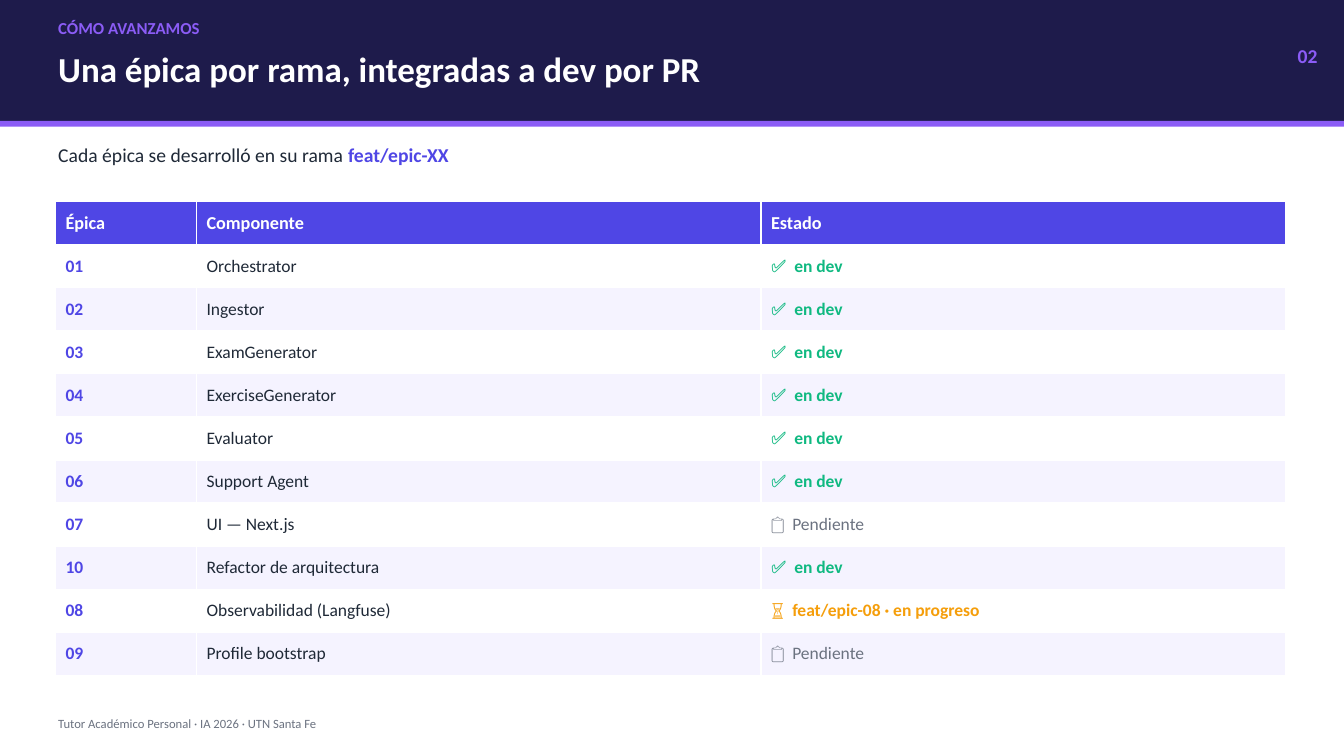
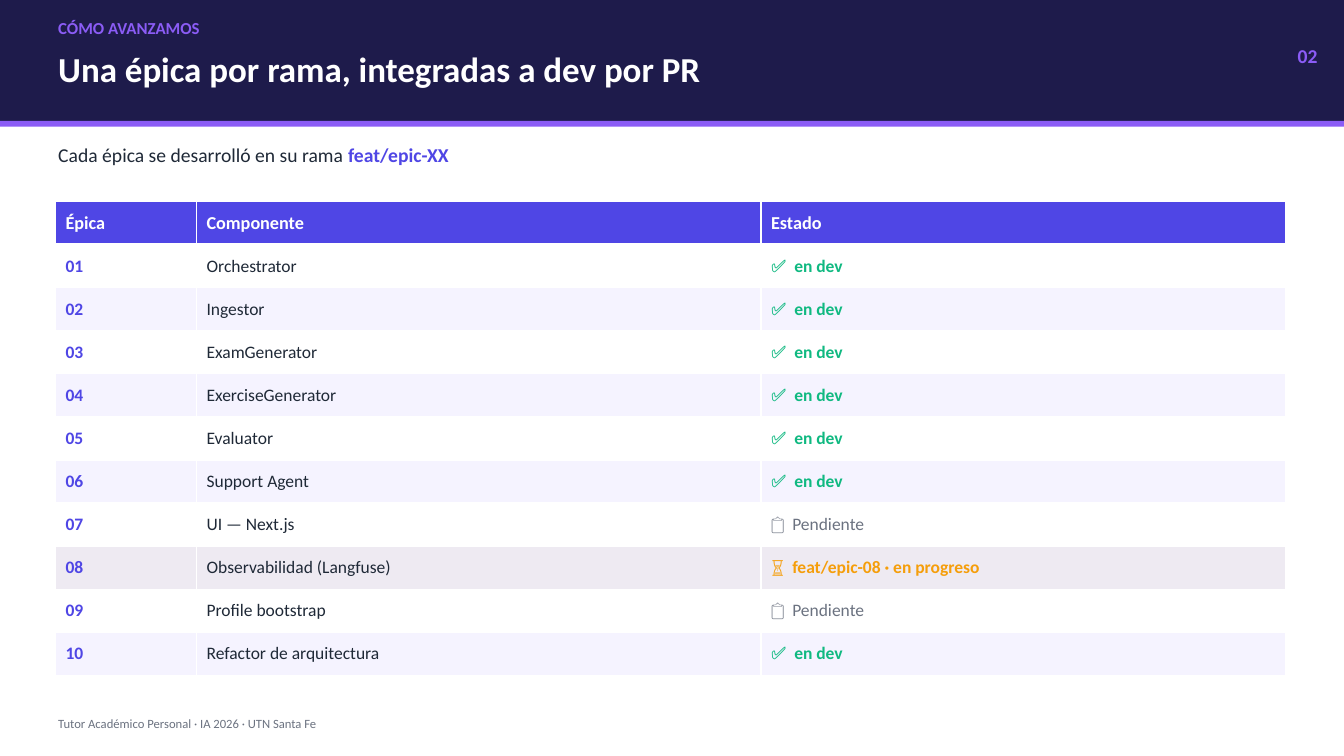
Before and after one commit to San-ti-P/ai-tutor, a slide deck: slide 2 of docs/presentation/Avances_Tutor_Academico_TP2.pptx. Drawn at 1344x756 pixels with LibreOffice and Linux fonts; fonts in the diff are those of the drawing. Boxes give left, top, right and bottom in pixels: in the first picture for what was removed or moved away, otherwise in the second. Text is boxed around its words. In the diff, an @@ line names an element or a change of style, - is before the commit and + after.

```diff
--- a/docs/presentation/Avances_Tutor_Academico_TP2.pptx
+++ b/docs/presentation/Avances_Tutor_Academico_TP2.pptx
@@ table at box(55, 202, 1286, 676) @@
-row 9: 10 | Refactor de arquitectura | ✅ en dev
+row 11: 10 | Refactor de arquitectura | ✅ en dev
@@ fill #F5F3FF to #EEEAF2 in row 9 @@
```
Also in this commit, not shown: 3 other files.
